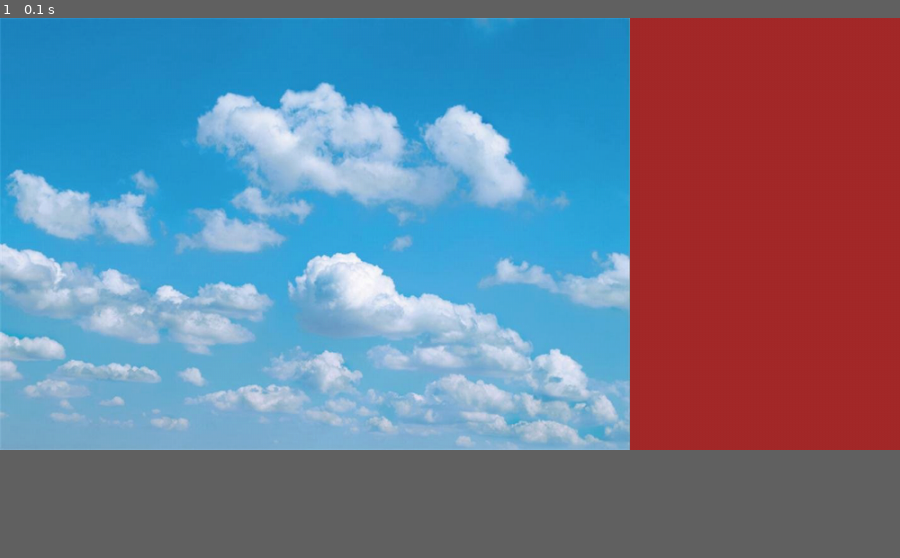
Above: before the commit, frame 1.
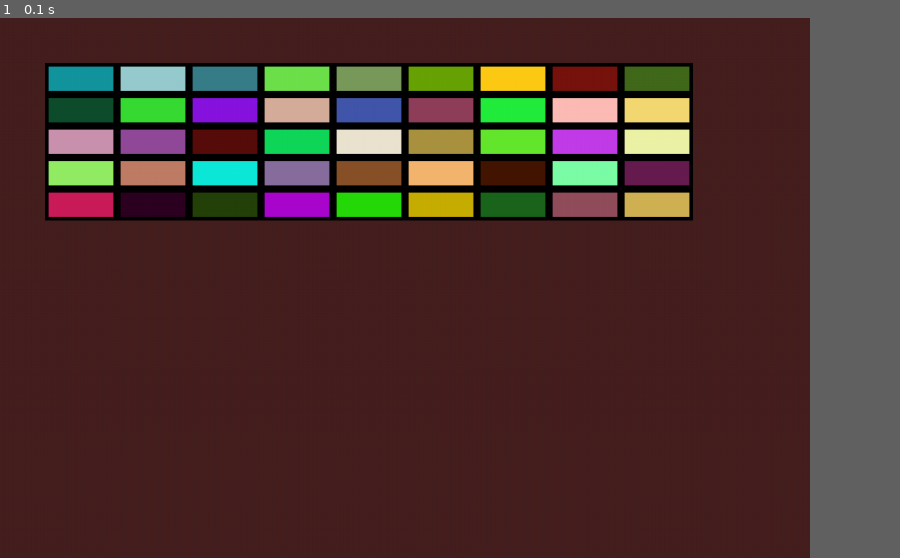
Above: after the commit, the same moment.

Repository: hakosaj/PygameAI
Game: pygame game, started from breakmain.py
The game is run twice, just before and just after one commit, with the same random seed, the same clock (stepped at 60 frames per second) and the same inputs.
Inputs:
- Up to frame 1 (0.1 s): no input
In our replay, the window is 900x432 before the commit and 810x540 after it. These sizes can differ from the game's own. Grey fills any space a smaller window leaves; there, only what the larger window draws over its background counts as a difference.

The runs differ from the first frame. In frame 1, 72% of the frame differs, in the area x 0-90%, y 0-80%.

Commit message:
First breakout!

Diff:
--- /dev/null
+++ b/block.py
@@ -0,0 +1,19 @@
+import pygame
+from breakconstants import *
+
+
+class Block:
+
+
+
+    def __init__(self,x,y):
+        self.x=x
+        self.y=y
+        self.points=10
+        self.rect=pygame.Rect(self.x+4,self.y+4,blockX-8,blockY-8)
+        self.col=(random.randint(0,255),random.randint(0,255),random.randint(0,255))
+
+
+    def draw_block(self):
+        pygame.draw.rect(screen,BLACK,pygame.Rect(self.x,self.y,blockX,blockY))
+        pygame.draw.rect(screen,self.col,self.rect)
--- a/breakconstants.py
+++ b/breakconstants.py
@@ -8,24 +8,26 @@
 
 
 
-tolerance=30
+#Game dimensions
+rightMargin=50
+leftMargin=50
+upMargin=50
+lowMargin=300
+
+#Blocks size, blocksize and ordering
+blocksX=9
+blocksY=5
+
+blockX=80
+blockY=35
 
 #Screen size
-width,height=700,480
-size = 1000,height
+width,height=700,600
+size = 900,height
 
-agentsc=50
 
 #Constants
-ground=40
-pillar=100
-gap=100
 
-pillarFrequency =2
-basePillarFrequency=pillarFrequency
-
-pillargapL=-60
-pillargapU= 100
 
 mutationRate=0.9
 survivalRate=0.2
@@ -39,7 +41,7 @@
 GREEN = 124,252,0
 RED = 145,40,60
 WHITE = 255,255,255
-BROWN = 165,42,42
+BROWN = 70,32,32
 
 
 #Screen objects
@@ -59,19 +61,12 @@
 
 
 
-#Pillar movement
-pillarVelocity=5
-pillarpos=width
 
 #Ticks and time and score
 tickc=0
 keytick=0
 score=0
 difficultyTick=0
-
-
-
-
 #Object specifics
 
 groundcolor=GREEN
--- a/breakmain.py
+++ b/breakmain.py
@@ -7,6 +7,9 @@
 from pygame.locals import *
 from pynput.keyboard import Key, Controller
 from breakconstants import *
+from block import Block
+from paddle import Paddle
+
 
 
 
@@ -18,7 +21,13 @@
 scorefont = pygame.font.SysFont('Comic Sans MS',40)
 gameoverfont = pygame.font.SysFont('Comic Sans MS',40)
 algofont = pygame.font.SysFont('Arial',20)
-bg = pygame.image.load("clouds.png")
+
+paddle =Paddle()
+blocks=[]
+
+for row in range(0,blocksY):
+    for col in range(0,blocksX):
+        blocks.append(Block(leftMargin+col*blockX,upMargin+row*blockY))
 
 
 
@@ -44,7 +53,8 @@
 
 
     screen.fill(BROWN)
-    screen.blit(bg,(0,0))
+    for block in blocks:
+        block.draw_block()
 
 
         #draw info
--- /dev/null
+++ b/paddle.py
@@ -0,0 +1,20 @@
+
+import pygame
+from breakconstants import *
+
+
+class Paddle:
+
+
+
+    def __init__(self):
+        self.x=x
+        self.y=y
+        self.points=10
+        self.rect=pygame.Rect(self.x+4,self.y+4,blockX-8,blockY-8)
+        self.col=(random.randint(0,255),random.randint(0,255),random.randint(0,255))
+
+
+    def draw_block(self):
+        pygame.draw.rect(screen,BLACK,pygame.Rect(self.x,self.y,blockX,blockY))
+        pygame.draw.rect(screen,self.col,self.rect)
